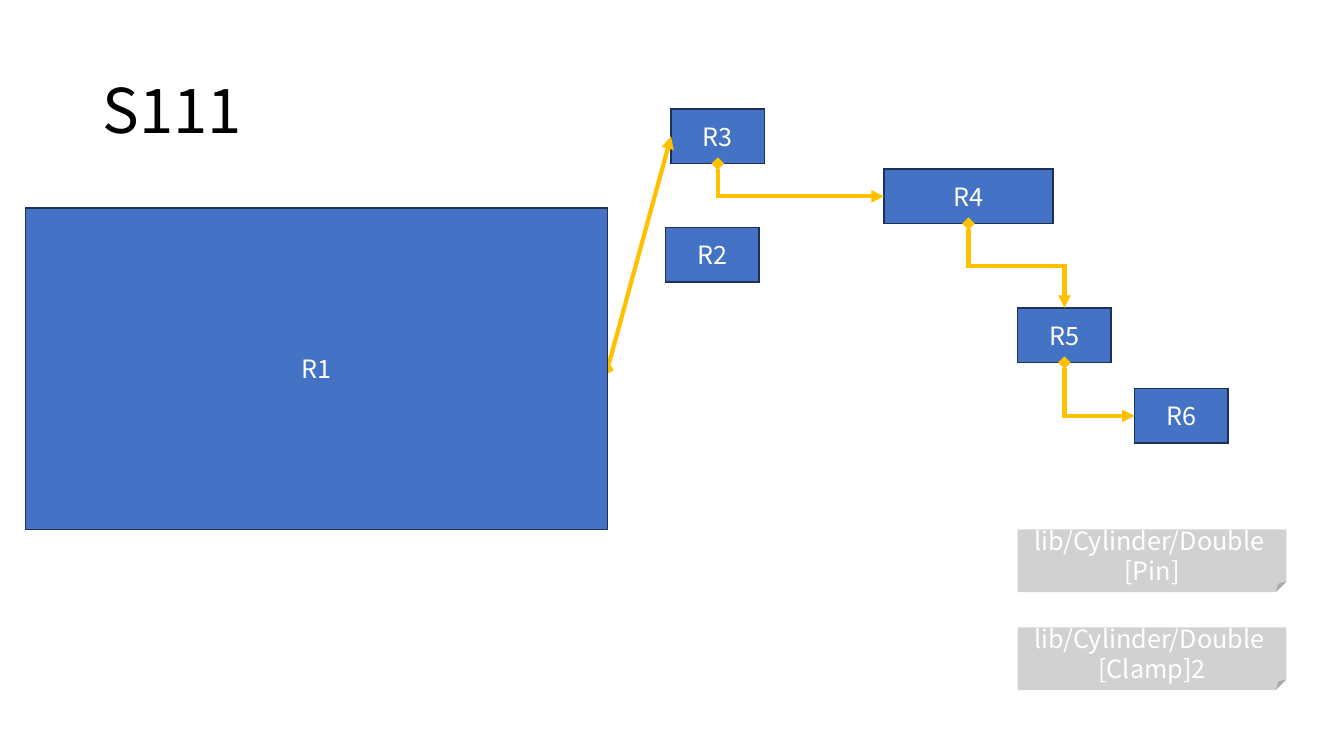
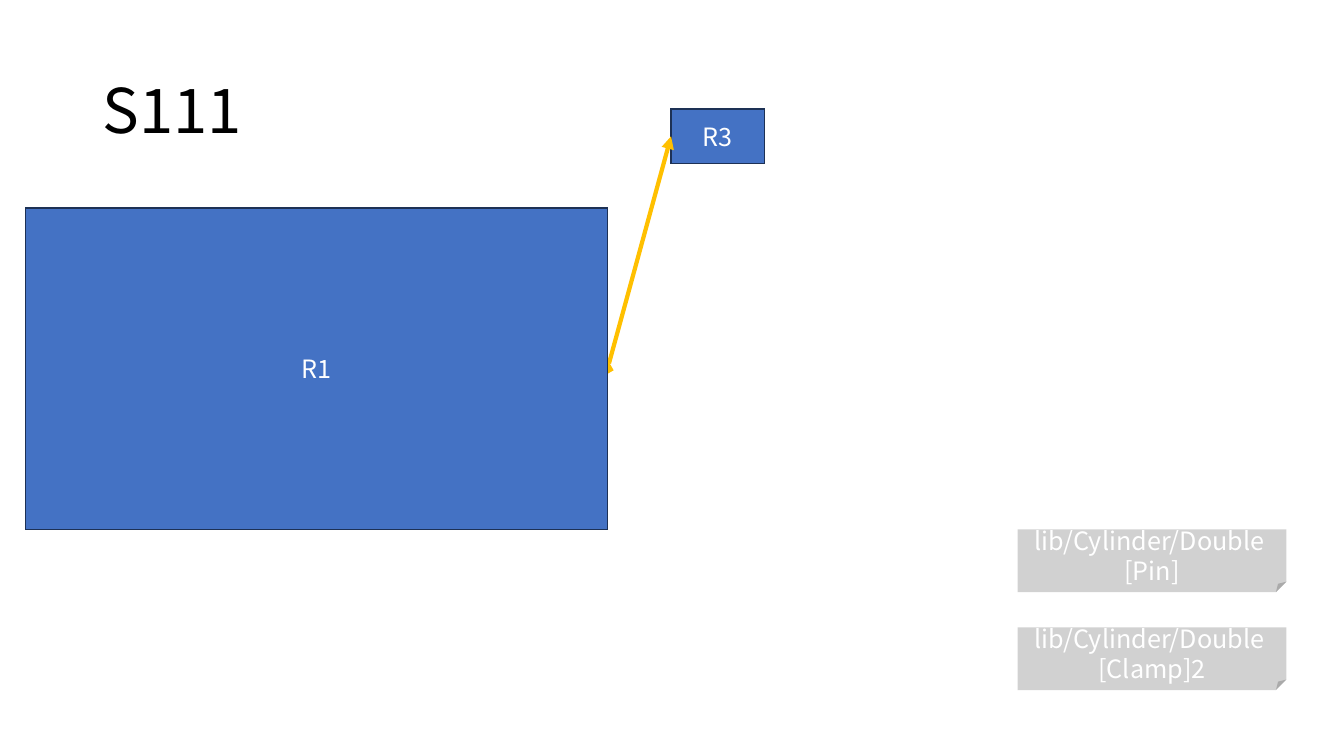
Before and after one commit to DualsoftDev/ds, a slide deck: slide 5 of DsDotNet/src/UnitTest/UnitTest.Model/ImportOfficeExample/Sample/s.pptx. Drawn at 1344x756 pixels with LibreOffice and Linux fonts; fonts in the diff are those of the drawing. Boxes give left, top, right and bottom in pixels: in the first picture for what was removed or moved away, otherwise in the second. Text is boxed around its words. In the diff, an @@ line names an element or a change of style, - is before the commit and + after.

```diff
--- a/DsDotNet/src/UnitTest/UnitTest.Model/ImportOfficeExample/Sample/s.pptx
+++ b/DsDotNet/src/UnitTest/UnitTest.Model/ImportOfficeExample/Sample/s.pptx
@@ elbow double arrow removed from (718, 163) to (884, 197) @@
@@ rectangle removed at [884, 169, 1054, 224] @@
-R4
@@ rectangle removed at [665, 228, 759, 282] @@
-R2
@@ elbow double arrow removed from (969, 224) to (1065, 309) @@
@@ rectangle removed at [1018, 309, 1112, 363] @@
-R5
@@ elbow double arrow removed from (1065, 363) to (1135, 416) @@
@@ rectangle removed at [1135, 389, 1229, 444] @@
-R6
```
Also in this commit, not shown: 6 other files.
